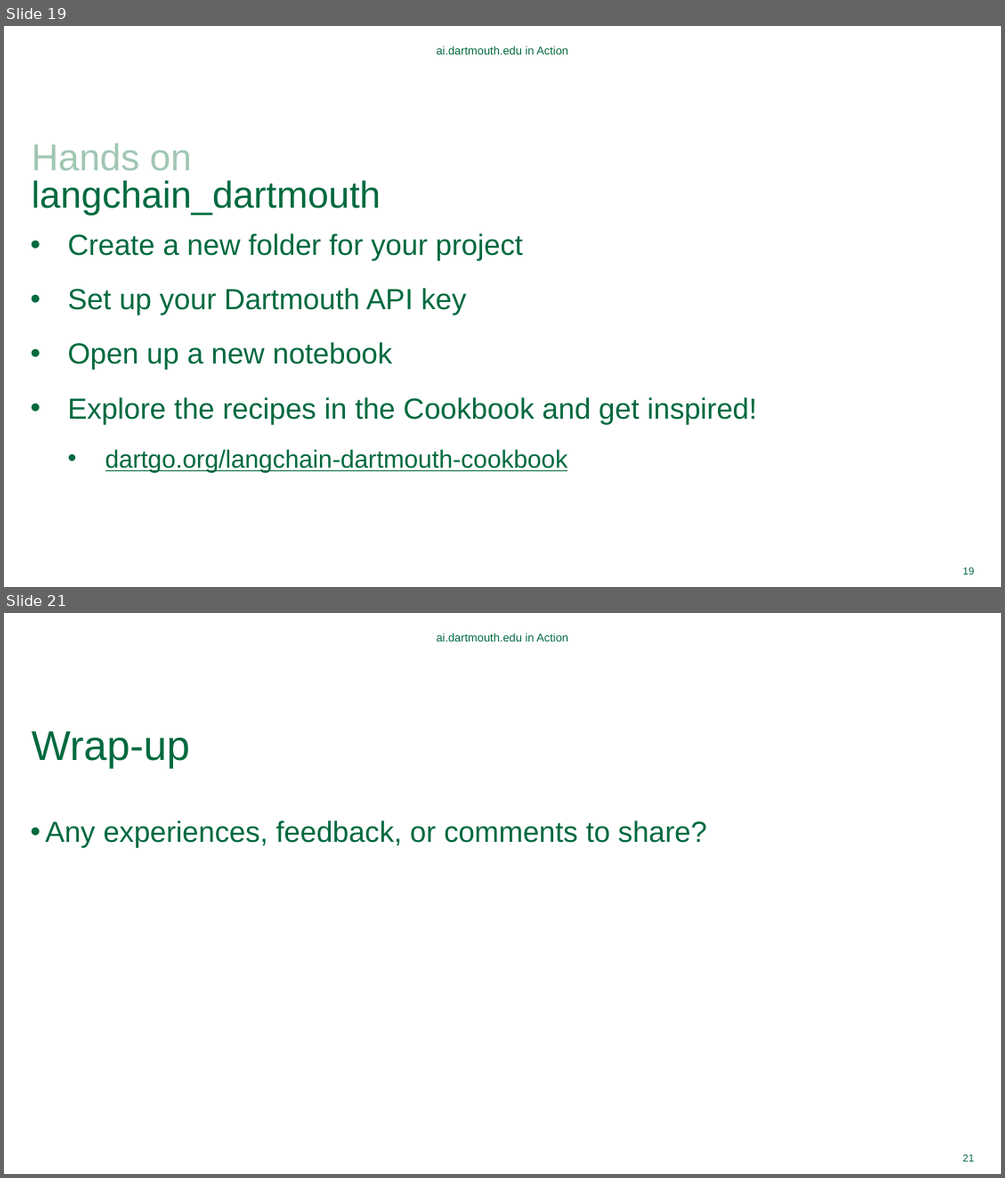
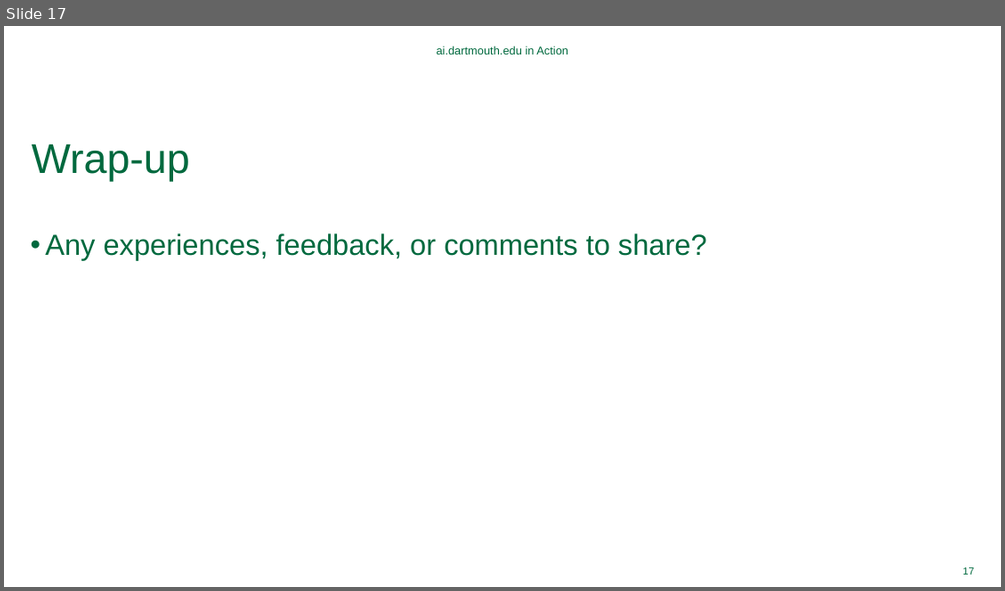
Before and after one commit to Dartmouth-Libraries/ai-project-showcase, a slide deck: ppt/2024-09-09-ai-project-showcase.pptx. Shown one above the other, each under a label of ours: slides 19 and 21 before the commit, slide 17 after it; the slides between them are not shown. The pictures are 1005x1178 and 1005x591 pixels, drawn with LibreOffice and Linux fonts; fonts in the diff are those of the drawing; background and template pictures are left out. Boxes give left, top, right and bottom in pixels: in the first picture for what was removed or moved away, otherwise in the second. Text is boxed around its words. In the diff, an @@ line names an element or a change of style, - is before the commit and + after.

```diff
--- a/ppt/2024-09-09-ai-project-showcase.pptx
+++ b/ppt/2024-09-09-ai-project-showcase.pptx
@@ slide 19 removed at (4,26,1001,587), background #FFFFFF @@
@@ text removed at (437,46,568,54) @@
-ai.dartmouth.edu in Action
@@ title removed at (32,143,380,216) @@
-Hands on
-langchain_dartmouth
@@ text removed at (68,233,757,472) @@
-• Create a new folder for your project
-• Set up your Dartmouth API key
-• Open up a new notebook
-• Explore the recipes in the Cookbook and get inspired!
-  • dartgo.org/langchain-dartmouth-cookbook
@@ page number removed at (963,567,974,574) @@
-19
@@ what was slide 21 is now slide 17 @@
@@ page number at (963,567,974,574): text changed @@
-21
+17
```
Also in this commit, not shown: 2 slides changed, 3 other slides removed, 12 other files.
